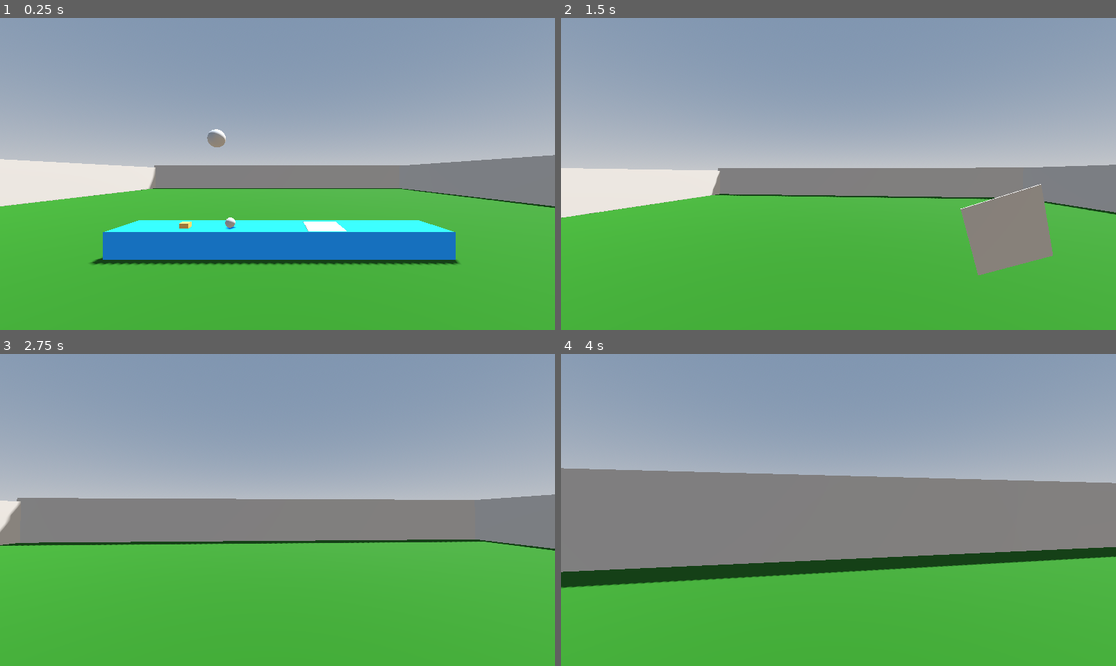
Above: before the commit, frames 1-4 (two rows, left to right).
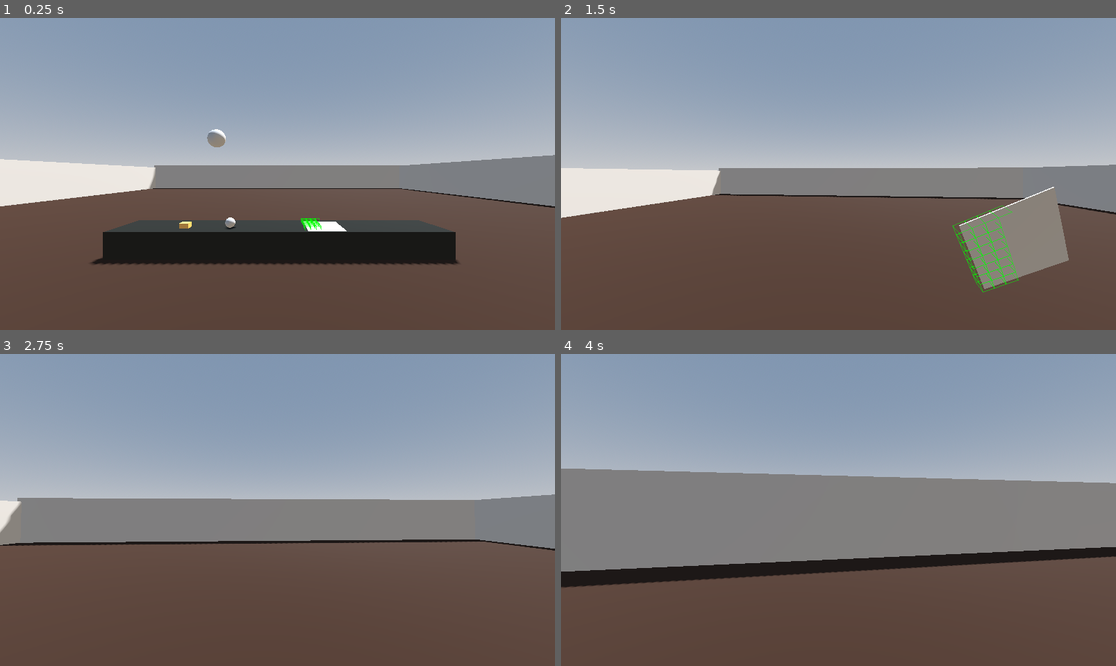
Above: after the commit, the same moments.

Repository: bgilross/cookin
Game: Godot game, scene res://scenes/main_scene.tscn
Two runs of this game, one before a commit and one after it. Both use one fixed random seed, a clock stepped at 60 frames per second and the inputs below.
Inputs (mouse positions are in pixels of both pictures, inside the frame that each line leads up to):
- Up to frame 1 (0.25 s): no input
- Up to frame 2 (1.5 s): tap Enter (ui_accept) at 0.5, 0.77 s; move the mouse to (866, 174) at 0.52 s; hold F (interact) 0.53-1.28 s; hold W (forward) from 0.53 s (still down); move the mouse to (810, 174) at 1.27 s; tap F (interact) at 1.35 s
- Up to frame 3 (2.75 s): keep holding W (forward); tap Enter (ui_accept) at 1.52 s; move the mouse to (288, 503) at 2.02 s; hold F (interact) from 2.03 s (still down)
- Up to frame 4 (4 s): keep holding W (forward); move the mouse to (832, 516) at 2.77 s; release F (interact) at 2.78 s; tap F (interact) at 2.85 s; tap Enter (ui_accept) at 3.02, 3.77 s; move the mouse to (877, 513) at 3.52 s; hold F (interact) from 3.53 s (still down)

The runs differ from the first frame. In frame 1, 44% of the frame differs, in the area x 0-100%, y 54-100%; in frame 2, 39%; in frame 3, 40%; in frame 4, 34%.

Commit message:
working with GPT on debugger

Diff:
--- a/prefabs/pickup_tray.tscn
+++ b/prefabs/pickup_tray.tscn
@@ -1,20 +1,28 @@
 [gd_scene load_steps=6 format=3 uid="uid://bmr26oww44ruv"]
 
-[ext_resource type="Script" uid="uid://vj30gt45i5qi" path="res://scripts/PickableObject.gd" id="1_k2l64"]
+[ext_resource type="Script" uid="uid://dmg0f3afqh2ds" path="res://scripts/pickup_box.gd" id="1_ky6mk"]
 [ext_resource type="Script" uid="uid://g4r2ycasq2ks" path="res://scripts/StorageVisualizer.gd" id="2_ky6mk"]
 
 [sub_resource type="BoxMesh" id="BoxMesh_ky6mk"]
 size = Vector3(0.72, 0.01, 0.775)
 
 [sub_resource type="BoxShape3D" id="BoxShape3D_7bav3"]
+size = Vector3(0.836914, 1, 0.829102)
 
 [sub_resource type="BoxShape3D" id="BoxShape3D_k2l64"]
+size = Vector3(0.801025, 1, 0.775391)
 
 [node name="RigidBody3D" type="RigidBody3D"]
-script = ExtResource("1_k2l64")
+script = ExtResource("1_ky6mk")
+interact_text = "Press F to pick up"
 
 [node name="MeshInstance3D" type="MeshInstance3D" parent="."]
 mesh = SubResource("BoxMesh_ky6mk")
+
+[node name="DebugVisualizer" type="MeshInstance3D" parent="."]
+skeleton = NodePath("../StorageArea")
+script = ExtResource("2_ky6mk")
+debug_in_game = true
 
 [node name="CollisionShape3D" type="CollisionShape3D" parent="."]
 transform = Transform3D(1, 0, 0, 0, 1, 0, 0, 0, 1, -0.00326735, 0.479955, -0.00900668)
@@ -25,6 +33,3 @@
 [node name="CollisionShape3D" type="CollisionShape3D" parent="StorageArea"]
 transform = Transform3D(1, 0, 0, 0, 1, 0, 0, 0, 1, 0, 0.52969, 0)
 shape = SubResource("BoxShape3D_k2l64")
-
-[node name="MeshInstance3D" type="MeshInstance3D" parent="StorageArea"]
-script = ExtResource("2_ky6mk")
--- a/scenes/main_scene.tscn
+++ b/scenes/main_scene.tscn
@@ -7,7 +7,7 @@
 [ext_resource type="PackedScene" uid="uid://bmr26oww44ruv" path="res://prefabs/pickup_tray.tscn" id="5_rt2n2"]
 
 [sub_resource type="StandardMaterial3D" id="StandardMaterial3D_w2twt"]
-albedo_color = Color(0.105882, 0.333333, 0, 1)
+albedo_color = Color(0.167214, 0.086107, 6.01634e-09, 1)
 
 [sub_resource type="ProceduralSkyMaterial" id="ProceduralSkyMaterial_0f027"]
 ground_bottom_color = Color(0.61712, 0.549169, 0.47078, 1)
@@ -21,7 +21,7 @@
 tonemap_mode = 2
 
 [sub_resource type="StandardMaterial3D" id="StandardMaterial3D_pw63i"]
-albedo_color = Color(0, 0.510046, 0.905329, 1)
+albedo_color = Color(0.0537546, 0.0604352, 0.0295725, 1)
 
 [sub_resource type="BoxShape3D" id="BoxShape3D_pw63i"]
 size = Vector3(6.51563, 1, 1)
--- a/scripts/StorageVisualizer.gd
+++ b/scripts/StorageVisualizer.gd
@@ -1,5 +1,4 @@
-## Utility script for visualizing storage slots in the editor
-## Attach this to any storage container to see its slots
+# StorageVisualizer.gd
 extends MeshInstance3D
 
 @export var debug_in_game: bool = false  # Show visualization during gameplay
@@ -19,6 +18,7 @@
 	# Make sure parent has storage_slots
 	if not storage_parent.has_method("get_storage_slots") and not "storage_slots" in storage_parent:
 		push_error("StorageVisualizer parent must have storage_slots or get_storage_slots() method")
+		return
 
 	# Create immediate mesh for drawing
 	debug_mesh = ImmediateMesh.new()
@@ -31,6 +31,9 @@
 	debug_material.vertex_color_use_as_albedo = true
 	material_override = debug_material
 
+	# Print debugging info
+	print("StorageVisualizer initialized for: ", storage_parent.name)
+
 func _process(_delta):
 	# Only update visualization when needed
 	if Engine.is_editor_hint() or debug_in_game:
@@ -38,20 +41,32 @@
 
 func update_debug_visualization():
 	if not visualize_slots:
-		debug_mesh.clear()
+		# Instead of clearing, create a new empty mesh
+		debug_mesh = ImmediateMesh.new()
+		mesh = debug_mesh
 		return
 
 	# Get storage slots from parent
-	var slots
+	var slots = []
+
 	if storage_parent.has_method("get_storage_slots"):
 		slots = storage_parent.get_storage_slots()
 	elif "storage_slots" in storage_parent:
 		slots = storage_parent.storage_slots
 	else:
+		print("No storage slots found in parent")
 		return
 
-	# Clear previous debugging
-	debug_mesh.clear()
+	if slots.size() == 0:
+		print("Parent has 0 storage slots")
+		return
+
+	# Instead of clearing, create a new mesh
+	debug_mesh = ImmediateMesh.new()
+	mesh = debug_mesh
+
+	# IMPORTANT: Don't try to set material on surface 0 before it exists
+	# The material is already set via material_override
 
 	# Draw each slot
 	for slot in slots:
@@ -59,10 +74,11 @@
 
 func draw_slot_wireframe(slot):
 	var slot_pos = slot.position
-	var size = slot.size / 2
+	var size = slot.size if "size" in slot and slot.size else Vector3(0.1, 0.1, 0.1)
+	size = size / 2  # We need half-extents for drawing
 
 	# Set color based on whether slot is occupied
-	var color = slot_color_filled if slot.occupied else slot_color_empty
+	var color = slot_color_filled if "occupied" in slot and slot.occupied else slot_color_empty
 
 	# Define the 8 corners of the cube
 	var corners = []
--- a/scripts/VisibleStorageUtils.gd
+++ b/scripts/VisibleStorageUtils.gd
@@ -94,9 +94,13 @@
 				slot_pos.y += item_size.y + padding
 
 		StorageArrangement.GRID:
+
 			# For grid, we create a 2D array of positions
+			print("Starting GRID")
 			var width_slots = int(container_size.x / (item_size.x + padding))
 			var depth_slots = int(container_size.z / (item_size.z + padding))
+			print("Width Slots = ", width_slots)
+			print("Height Slots = ", depth_slots)
 
 			var start_x = -container_size.x / 2 + item_size.x / 2
 			var start_z = -container_size.z / 2 + item_size.z / 2
--- a/scripts/pickup_box.gd
+++ b/scripts/pickup_box.gd
@@ -6,7 +6,8 @@
 
 @export var interact_text: String = "Press F to interact with tray"
 @export var item_size: Vector3 = Vector3(0.1, 0.05, 0.1)  # Average size of items to store
-@export var max_items: int = 6  # Maximum number of items (as a fallback)
+@export var max_items: int = 100  # Maximum number of items (as a fallback)
+@export var item_padding: int = .02
 
 # Storage properties
 var storage_slots: Array[VisibleStorageUtils.StorageSlot] = []
@@ -29,7 +30,7 @@
 		storage_area,
 		VisibleStorageUtils.StorageArrangement.GRID,
 		item_size,
-		0.02  # Small padding between items
+		item_padding
 	)
 
 	# Limit the number of slots to max_items if specified
